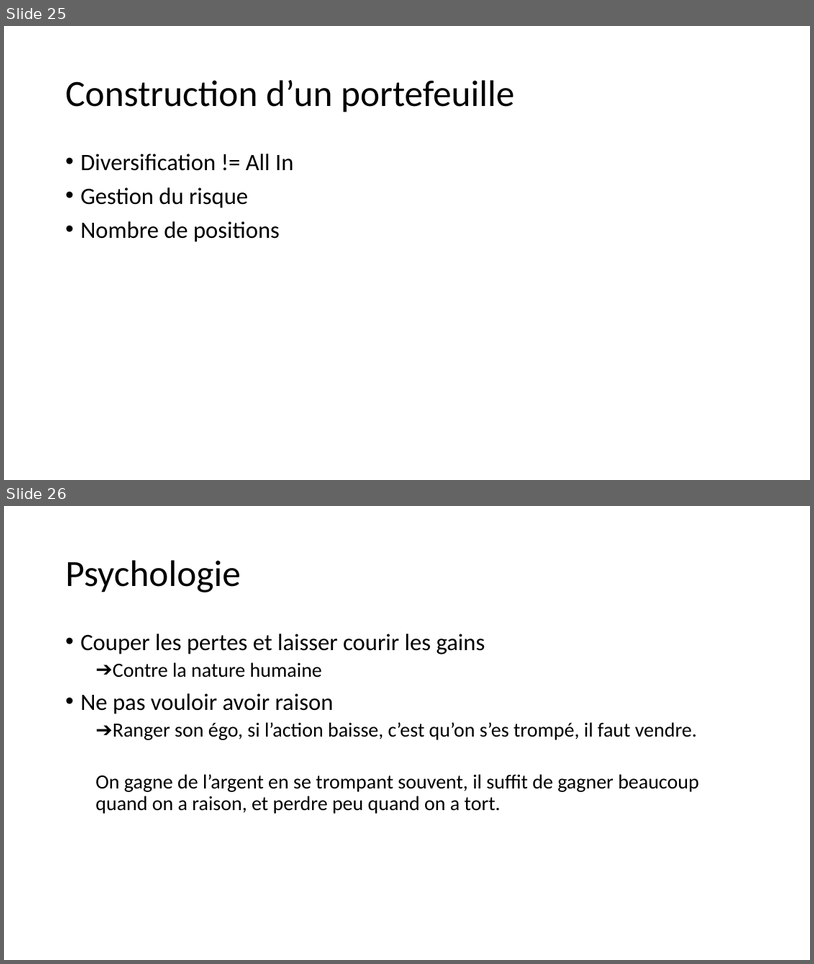
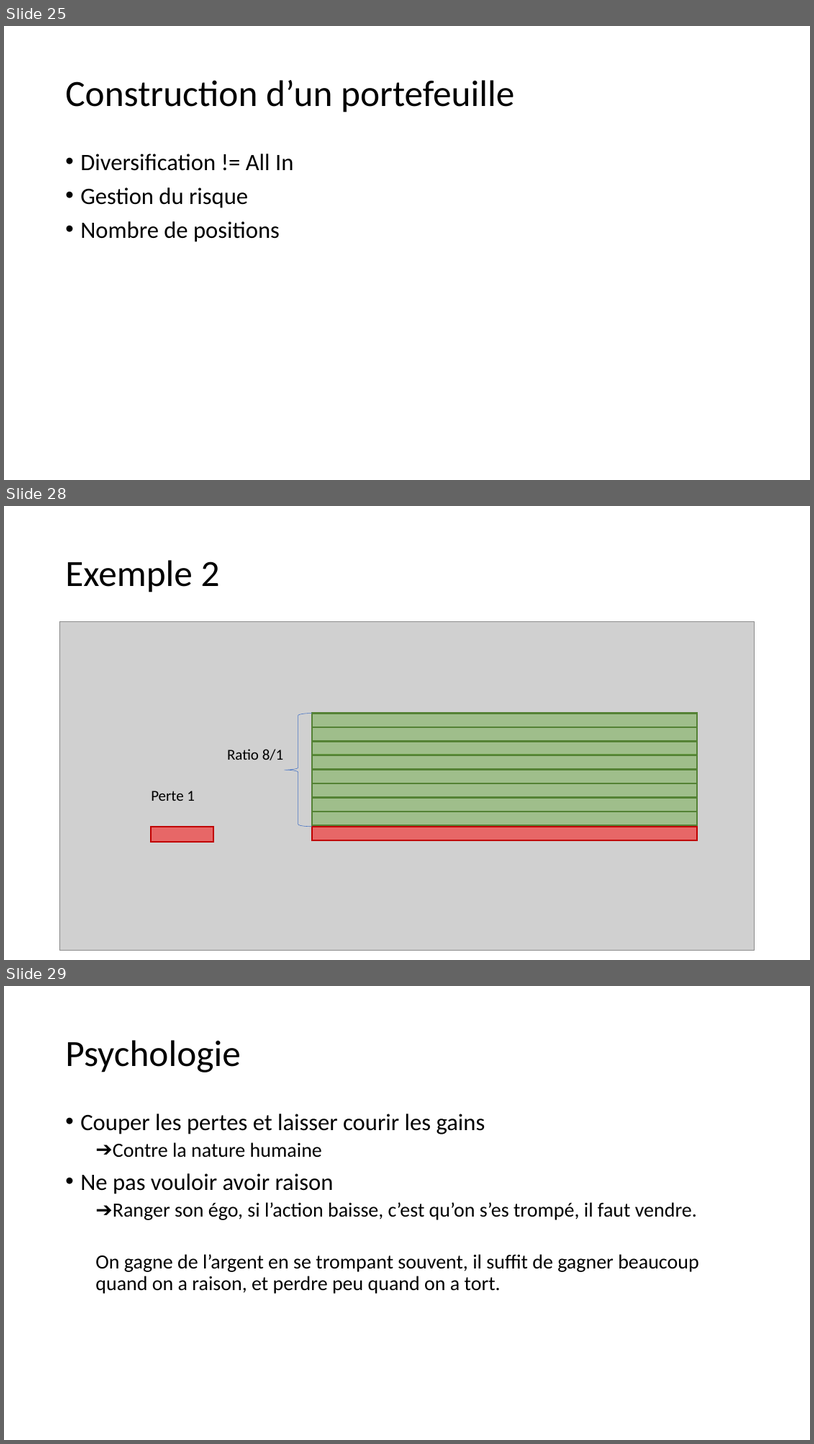
Before and after one commit to dadelcarbo/UltimateChartistRoot, a slide deck: Formation/Formation Bourse_Benoit.pptx. Shown one above the other, each under a label of ours: slides 25 and 26 before the commit, slides 25, 28 and 29 after it; the slides between them are not shown. The pictures are 814x964 and 814x1444 pixels, drawn with LibreOffice and Linux fonts; fonts in the diff are those of the drawing; grey boxes stand for pictures. Boxes give left, top, right and bottom in pixels: in the first picture for what was removed or moved away, otherwise in the second. Text is boxed around its words. In the diff, an @@ line names an element or a change of style, - is before the commit and + after.

```diff
--- a/Formation/Formation Bourse_Benoit.pptx
+++ b/Formation/Formation Bourse_Benoit.pptx
@@ slide 28 added at (4,506,810,960), background #FFFFFF @@
@@ title added at (65,560,220,592), 44 pt, text #000000 @@
+Exemple 2
@@ picture added at (59,621,756,950) @@
@@ left brace added at (285,713,313,826), outline #4472C4 0.5 pt @@
@@ rectangle added at (312,713,697,727), fill #70AD47 at 50% opacity, outline #548235 2 pt @@
@@ rectangle added at (312,741,697,755), fill #70AD47 at 50% opacity, outline #548235 2 pt @@
@@ rectangle added at (312,727,697,741), fill #70AD47 at 50% opacity, outline #548235 2 pt @@
@@ text added at (227,749,283,760), 18 pt, text #000000 @@
+Ratio 8/1
@@ rectangle added at (312,754,697,769), fill #70AD47 at 50% opacity, outline #548235 2 pt @@
@@ rectangle added at (312,769,697,783), fill #70AD47 at 50% opacity, outline #548235 2 pt @@
@@ rectangle added at (312,783,697,797), fill #70AD47 at 50% opacity, outline #548235 2 pt @@
@@ text added at (151,790,195,800), 18 pt, text #000000 @@
+Perte 1
@@ rectangle added at (312,798,697,811), fill #70AD47 at 50% opacity, outline #548235 2 pt @@
@@ rectangle added at (151,826,214,842), fill #FF0000 at 50% opacity, outline #C00000 2 pt @@
@@ rectangle added at (312,826,697,840), fill #FF0000 at 50% opacity, outline #C00000 2 pt @@
@@ rectangle added at (312,811,697,826), fill #70AD47 at 50% opacity, outline #548235 2 pt @@
@@ what was slide 26 is now slide 29 @@
```
Also in this commit, not shown: 2 other slides added, 7 other files.
